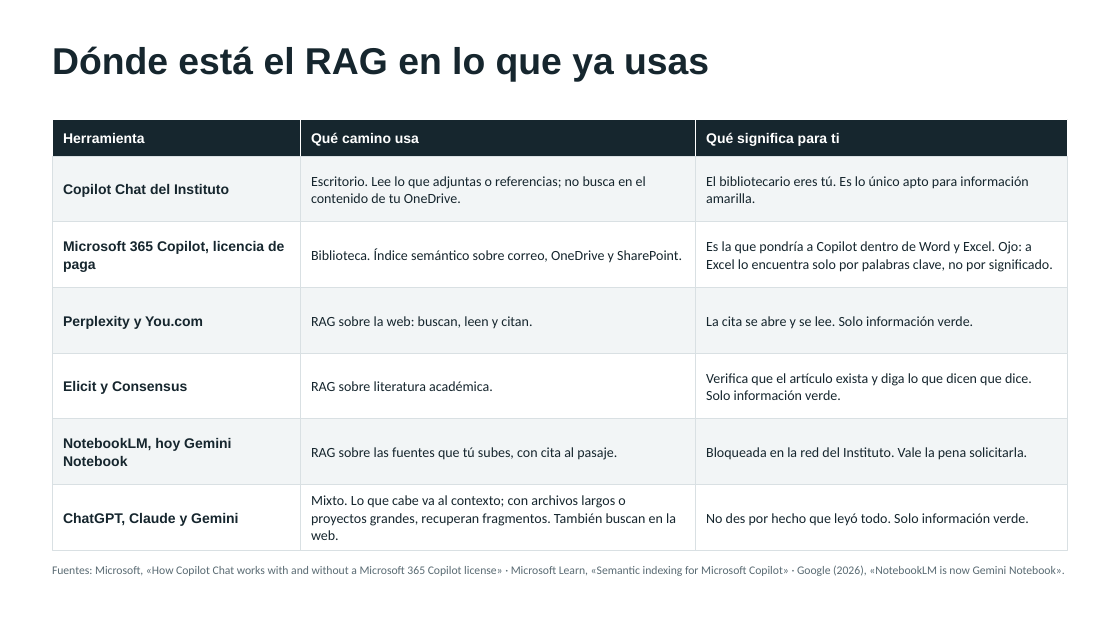
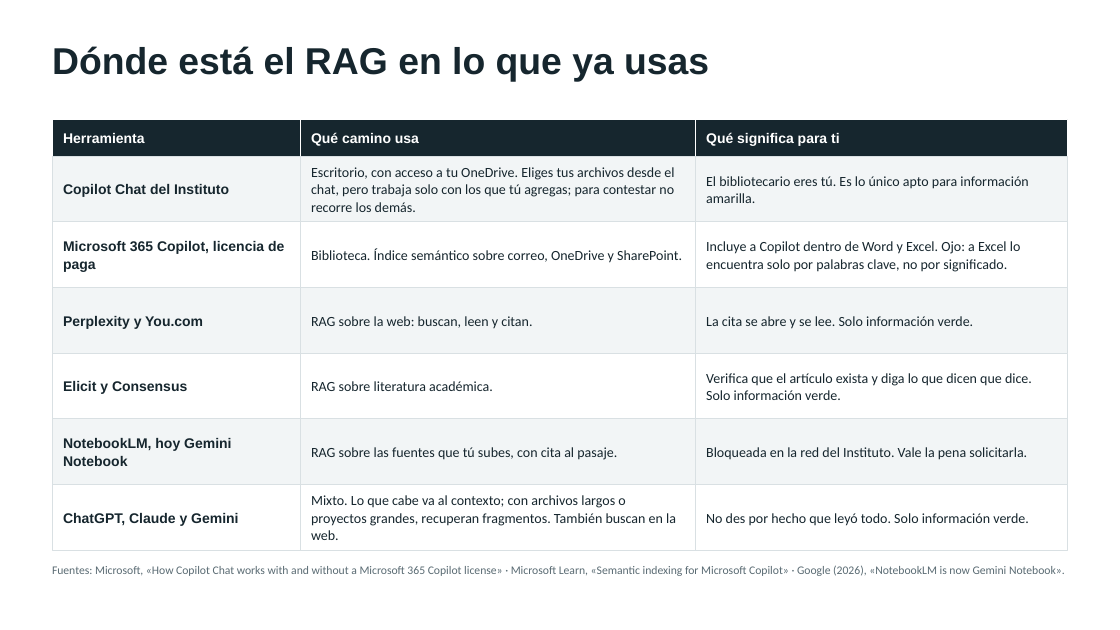
Before and after one commit to marvtrejo/curso-inegi-gen-ai, a slide deck: slide 7 of sesion-05/Anexo_Ventana_de_contexto_y_RAG.pptx. Drawn at 1120x630 pixels with LibreOffice and Linux fonts; fonts in the diff are those of the drawing. Boxes give left, top, right and bottom in pixels: in the first picture for what was removed or moved away, otherwise in the second. Text is boxed around its words. In the diff, an @@ line names an element or a change of style, - is before the commit and + after.

```diff
--- a/sesion-05/Anexo_Ventana_de_contexto_y_RAG.pptx
+++ b/sesion-05/Anexo_Ventana_de_contexto_y_RAG.pptx
@@ text at (311, 167, 674, 212): text changed @@
-Escritorio. Lee lo que adjuntas o referencias; no busca en el contenido de tu OneDrive.
+Escritorio, con acceso a tu OneDrive. Eliges tus archivos desde el chat, pero trabaja solo con los que tú agregas; para contestar no recorre los demás.
@@ text at (706, 241, 1021, 272): text changed @@
-Es la que pondría a Copilot dentro de Word y Excel. Ojo: a Excel lo encuentra solo por palabras clave, no por significado.
+Incluye a Copilot dentro de Word y Excel. Ojo: a Excel lo encuentra solo por palabras clave, no por significado.
```
Also in this commit, not shown: 4 other files.
